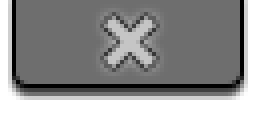
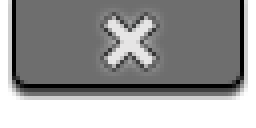
Layered file, before and after one edit (256px x 128px). Changes by layer:
pixels changed over [104, 16, 156, 68] (layer not identified)
